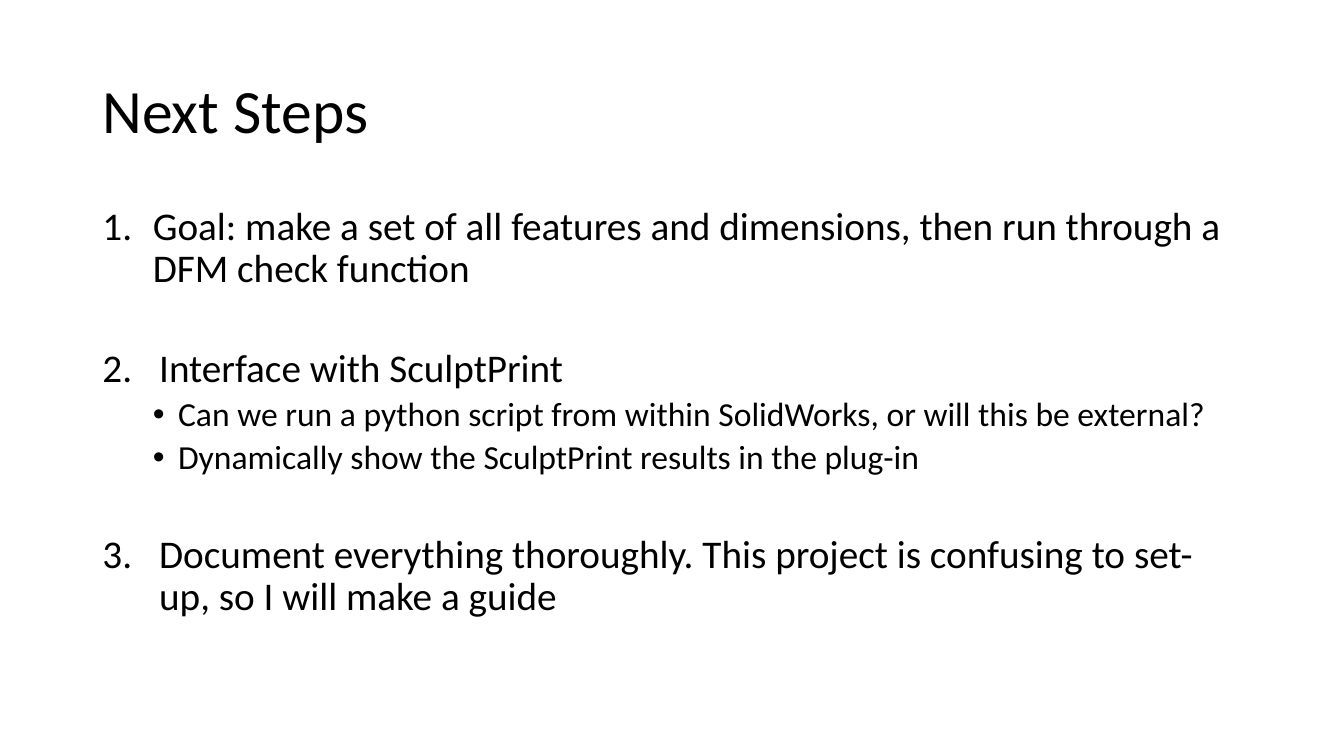
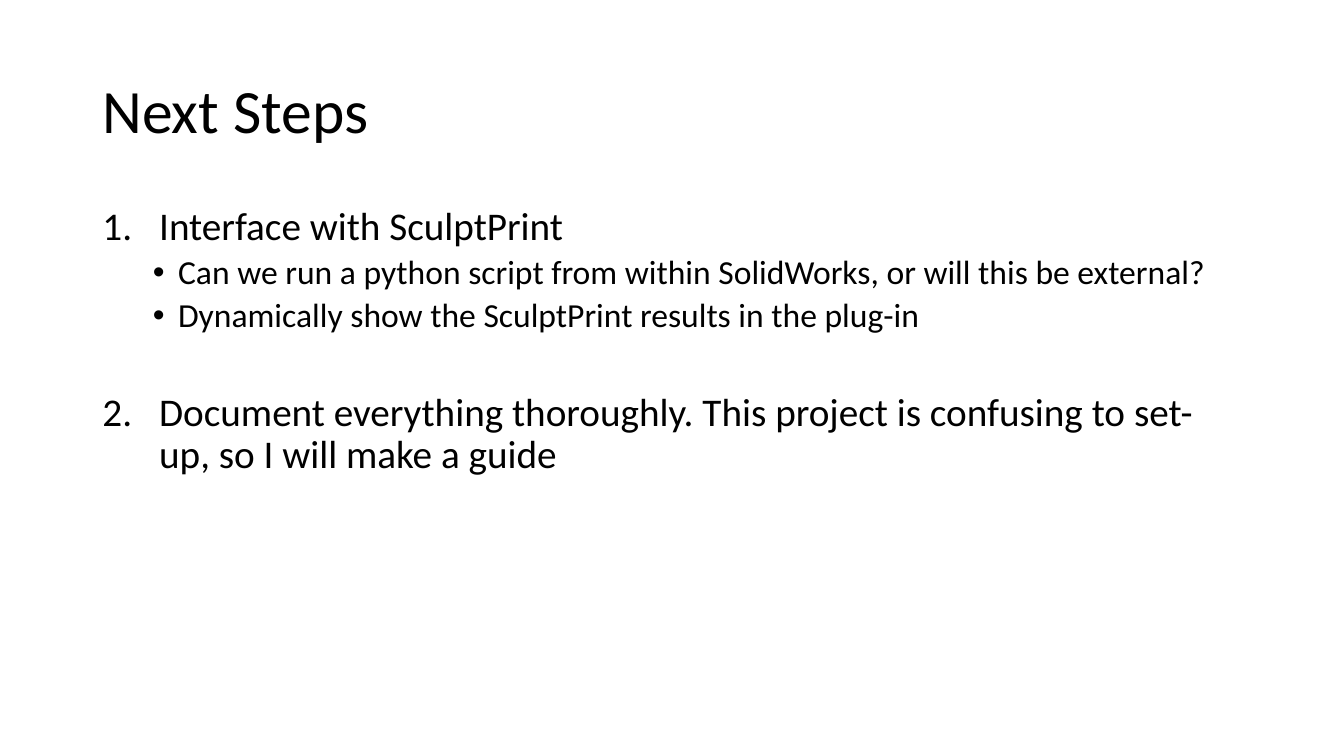
Before and after one commit to amarellapudi/Solidworks-DFM-PlugIn, a slide deck: slide 6 of Weekly Updates/Week3.pptx. Drawn at 1344x756 pixels with LibreOffice and Linux fonts; fonts in the diff are those of the drawing. Boxes give left, top, right and bottom in pixels: in the first picture for what was removed or moved away, otherwise in the second. Text is boxed around its words. In the diff, an @@ line names an element or a change of style, - is before the commit and + after.

```diff
--- a/Weekly Updates/Week3.pptx
+++ b/Weekly Updates/Week3.pptx
@@ text at (x1=153, y1=212, x2=1220, y2=283): paragraph removed @@
-1. Goal: make a set of all features and dimensions, then run through a DFM check function
```
Also in this commit, not shown: 2 slides added, 2 slides removed.
